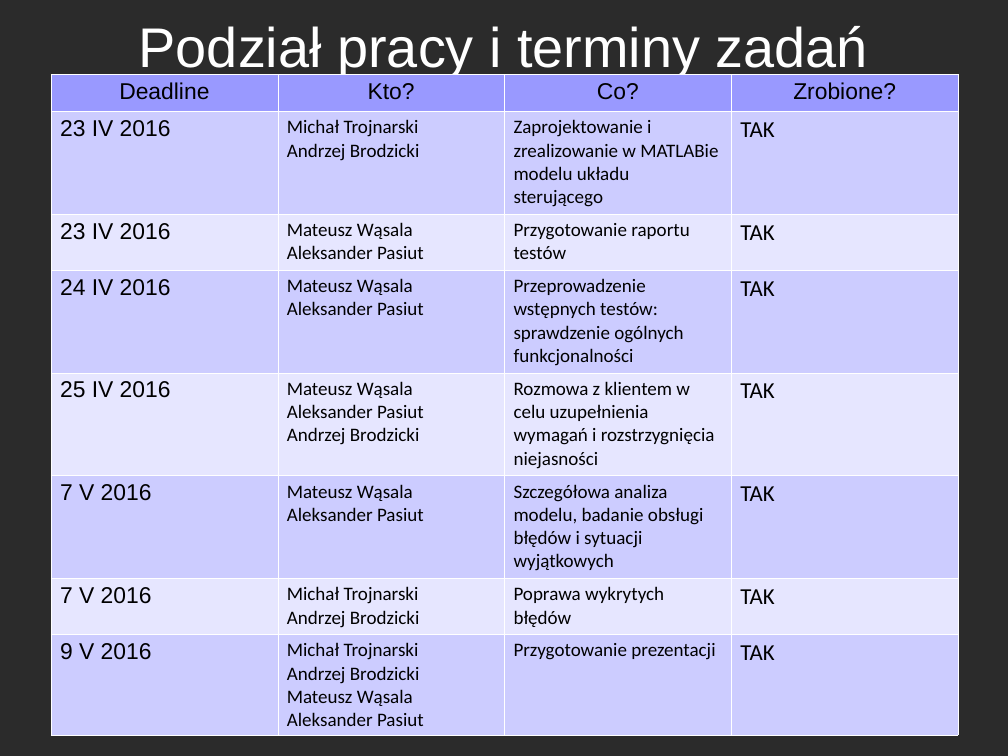
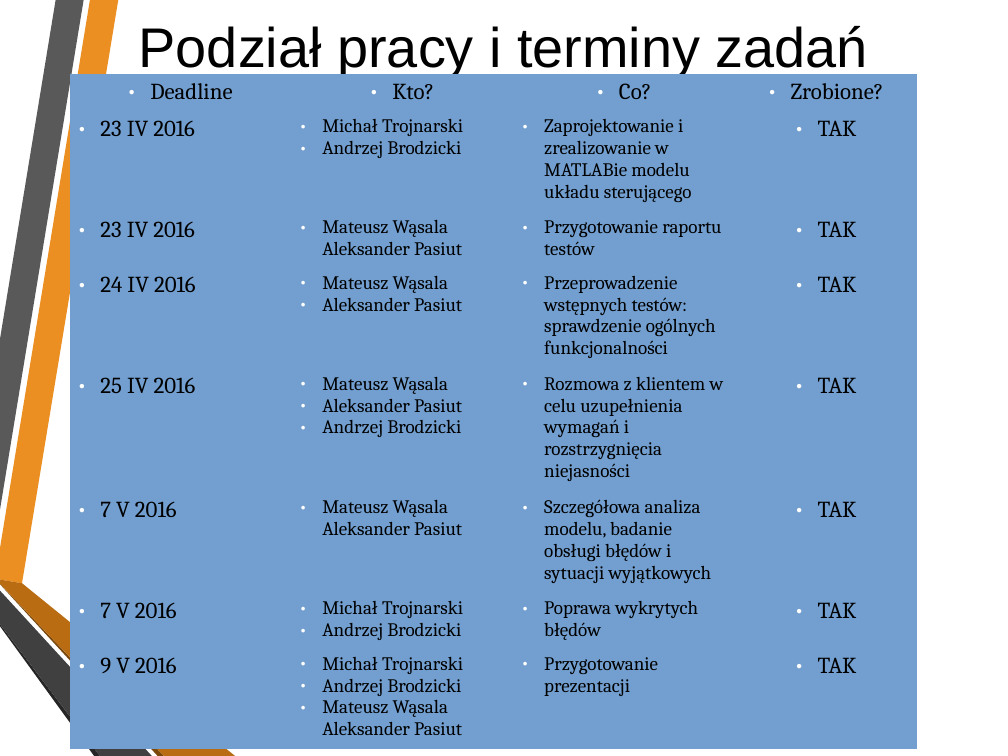
Before and after one commit to andrzejbro/APProject2_CarLights, a slide deck: slide 6 of car_lights.odp. Drawn at 1008x756 pixels with LibreOffice and Linux fonts; fonts in the diff are those of the drawing; background and template pictures are left out; a plain dark background stands for a picture behind light text. Boxes give left, top, right and bottom in pixels: in the first picture for what was removed or moved away, otherwise in the second. Text is boxed around its words. In the diff, an @@ line names an element or a change of style, - is before the commit and + after.

```diff
--- a/car_lights.odp
+++ b/car_lights.odp
@@ text "Podział pracy i terminy zadań" at <box>139,26,868,77</box>: text colour #FFFFFF to #000000 @@
@@ table at <box>70,74,918,749</box> @@
@@ fill #9999FF to #729FCF in row 1 @@
@@ fill #CCCCFF to #729FCF in 16 cells @@
@@ fill #E6E6FF to #729FCF in 12 cells @@
@@ font Arial to Cambria in "Deadline", "Kto?", "Co?", "Zrobione?" and 7 more places @@
@@ font Calibri to Cambria in "Michał Trojnarski", "Andrzej Brodzicki", "Zaprojektowanie i zrealizowanie w MATLABie modelu układu ...", "TAK" and 24 more places @@
@@ bullet none to ● @@
@@ alignment left to centre @@
@@ borders changed @@
@@ table: place and size @@
-table at <box>51,74,959,735</box>
+table at <box>70,74,918,749</box>
@@ group added at <box>0,0,235,756</box>: 6 freeform shapes @@
```
Also in this commit, not shown: 6 other slides changed, 1 other file.
